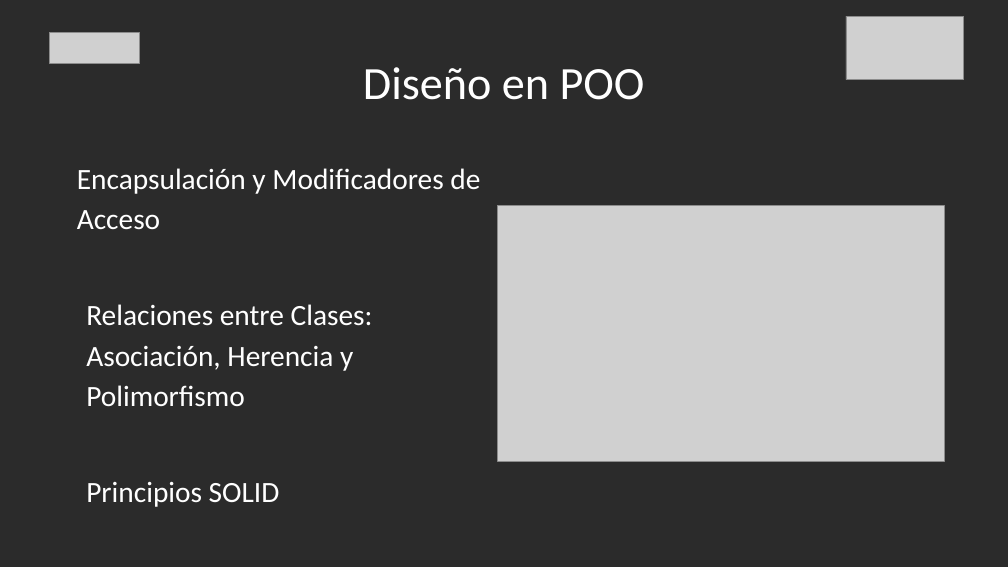
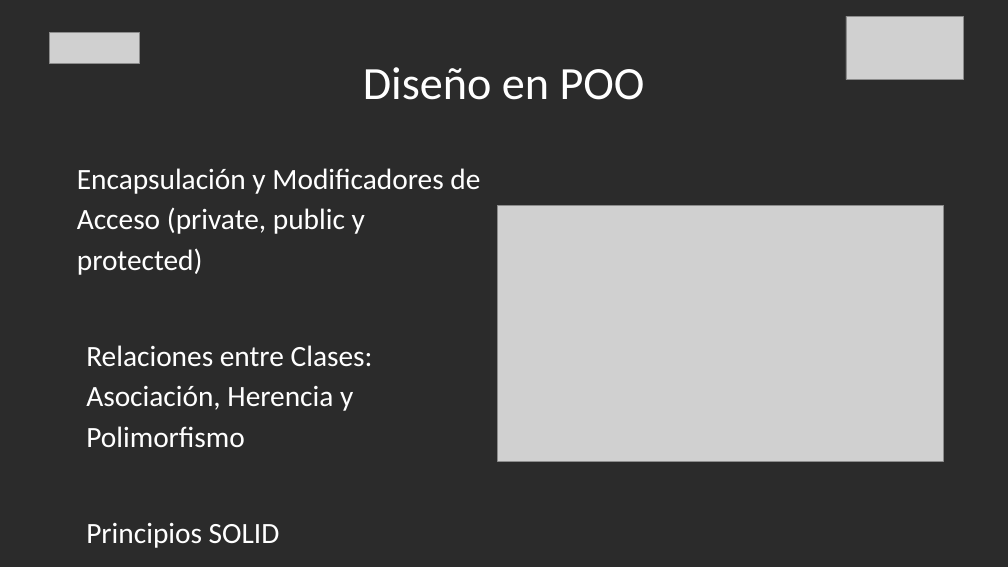
Before and after one commit to jflatorreo/TalentoTech_FullStack, a slide deck: slide 3 of Material pedagógico/Modulo 1/Clase 3/clase_3 - Modulo 1.pptx. Drawn at 1008x567 pixels with LibreOffice and Linux fonts; fonts in the diff are those of the drawing; grey boxes stand for pictures; background and template pictures are left out; a plain dark background stands for a picture behind light text. Boxes give left, top, right and bottom in pixels: in the first picture for what was removed or moved away, otherwise in the second. Text is boxed around its words. In the diff, an @@ line names an element or a change of style, - is before the commit and + after.

```diff
--- a/Material pedagógico/Modulo 1/Clase 3/clase_3 - Modulo 1.pptx
+++ b/Material pedagógico/Modulo 1/Clase 3/clase_3 - Modulo 1.pptx
@@ text at <box>77,168,480,275</box>: text changed @@
-Encapsulación y Modificadores de Acceso
+Encapsulación y Modificadores de Acceso (private, public y protected)
```
Also in this commit, not shown: 2 other slides changed, 23 other files.
